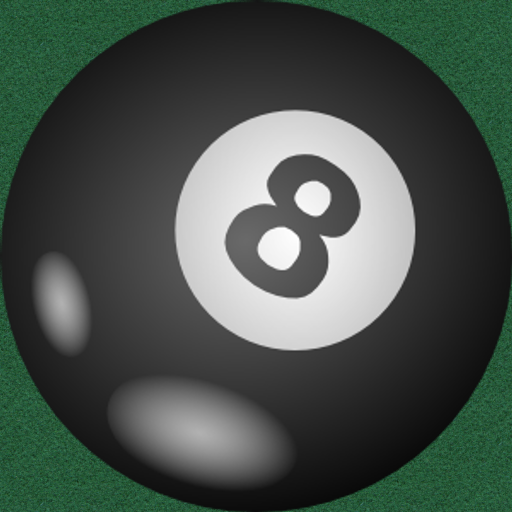
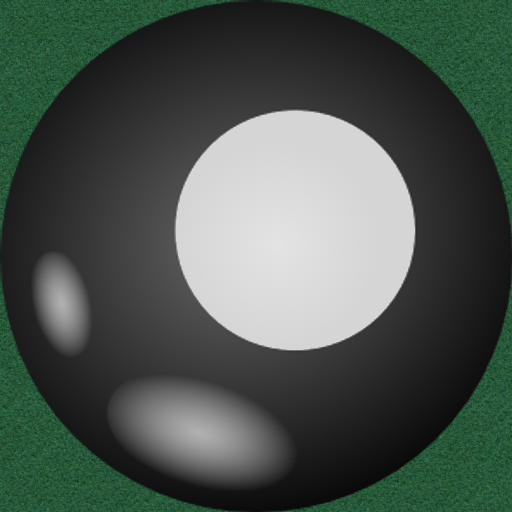
Layers edited between the first and the second w=512, h=512 image:
added layer "New Layer#2" above "New Layer#1" over [176, 111, 415, 350]
painted on "New Layer#1" over [176, 111, 415, 350]
showed "New Layer" over [176, 111, 415, 350]
